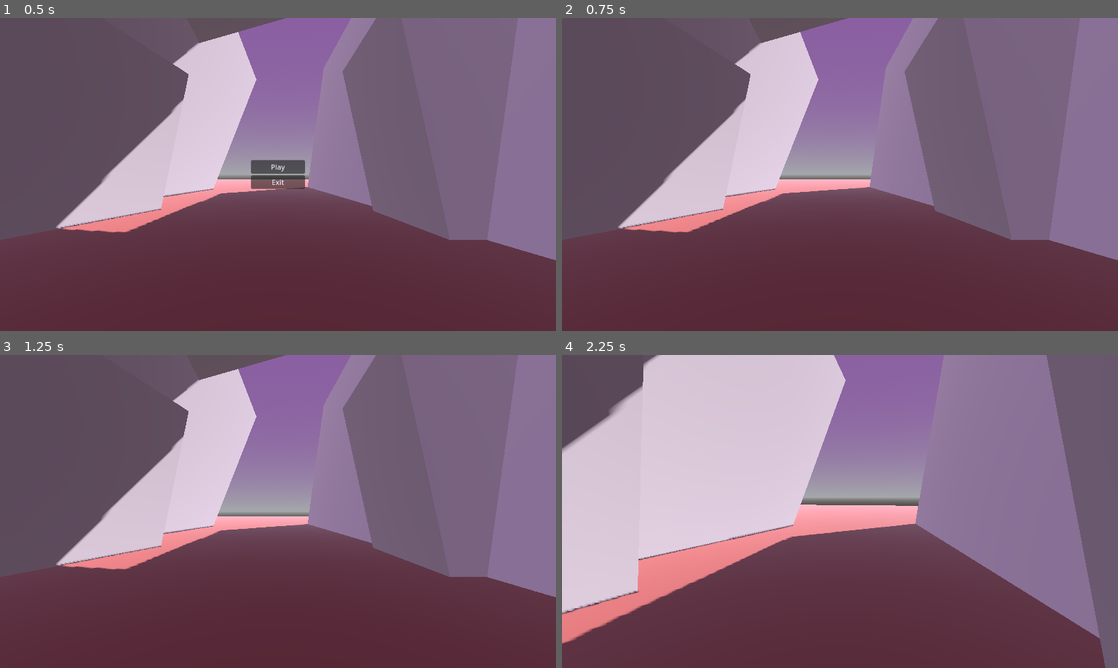
Above: before the commit, frames 1-4 (two rows, left to right).
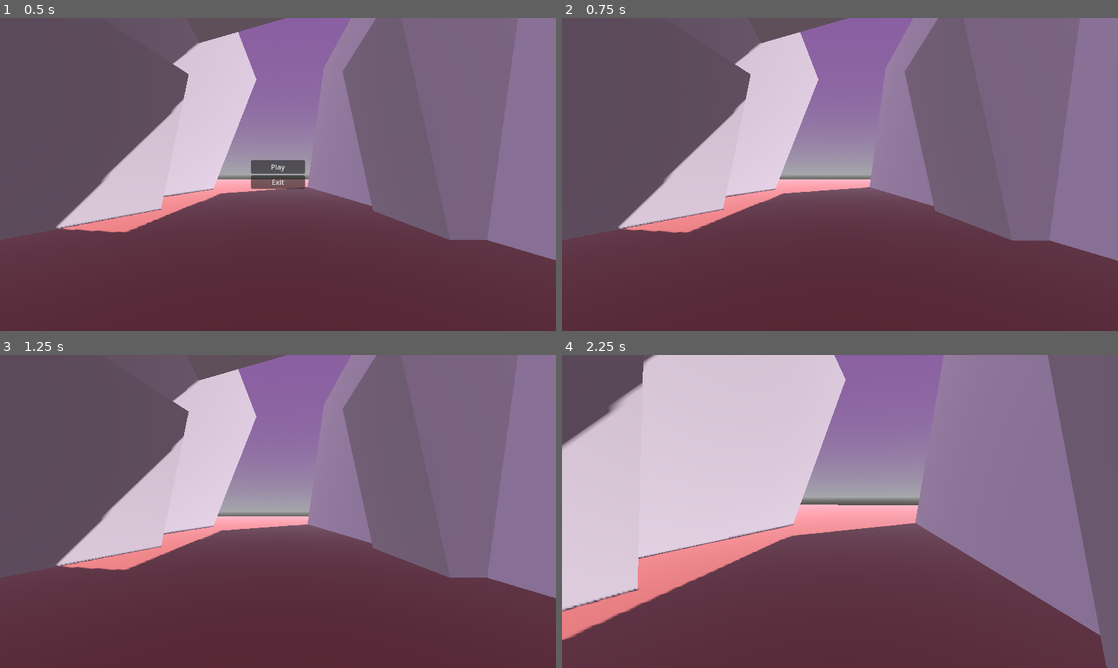
Above: after the commit, the same moments.

Repository: LennonMcCartney/GameFeelDemo
Game: Godot game, scene res://Scenes/Main.tscn
Two runs of this game, one before a commit and one after it. Both use one fixed random seed, a clock stepped at 60 frames per second and the inputs below.
Inputs (mouse positions are in pixels of both pictures, inside the frame that each line leads up to):
- Up to frame 1 (0.5 s): no input
- Up to frame 2 (0.75 s): click "Play" at 0.5 s
- Up to frame 3 (1.25 s): no input
- Up to frame 4 (2.25 s): tap Enter at 1.25 s; move the mouse to (867, 511) at 1.27 s; hold Shift (Sprint) 1.28-2.03 s; hold W (MoveForward) from 1.28 s (still down); tap Space (Jump) at 1.52 s; move the mouse to (812, 511) at 2.02 s; tap Shift (Sprint) at 2.1 s

Frame 1 is identical in both runs. In frame 2, 0.2% of the frame differs, in the area x 10-100%, y 0-78%; in frame 3, 0.4%; in frame 4, 1.8%, in the area x 0-99%, y 0-100%.

Commit message:
Disabled head bob when not on floor

Diff:
--- a/Scenes/Player.tscn
+++ b/Scenes/Player.tscn
@@ -14,9 +14,9 @@
 process_mode = 1
 script = ExtResource("1_6ghh2")
 head_bob_enabled = true
-stationary_head_bob_frequency = 0.0
-stationary_head_bob_amplitude = 0.0
-walk_head_bob_frequency = 1.0
+walk_head_bob_amplitude = 0.03
+sprint_head_bob_frequency = 17.0
+sprint_head_bob_amplitude = 0.08
 
 [node name="CollisionShape" type="CollisionShape3D" parent="."]
 transform = Transform3D(1, 0, 0, 0, 1, 0, 0, 0, 1, 0, 0.8, 0)
--- a/Scripts/Player.gd
+++ b/Scripts/Player.gd
@@ -72,24 +72,25 @@
 		velocity.x = lerp(velocity.x, 0.0, deceleration * delta)
 		velocity.z = lerp(velocity.z, 0.0, deceleration * delta)
 
-	move_and_slide()
-
-func _process(delta : float):
-	if head_bob_enabled:
+	if head_bob_enabled && is_on_floor():
 		if moving:
 			if sprinting:
 				#head_bob_frequency = lerp(head_bob_frequency, sprint_head_bob_frequency, 5.0 * delta)
-				head_bob_amplitude = sprint_head_bob_amplitude
+				head_bob_frequency = sprint_head_bob_frequency
 				head_bob_amplitude = lerp(head_bob_amplitude, sprint_head_bob_amplitude, 10.0 * delta)
 			else:
 				#head_bob_frequency = lerp(head_bob_frequency, walk_head_bob_frequency, 5.0 * delta)
-				head_bob_amplitude = walk_head_bob_amplitude
+				head_bob_frequency = walk_head_bob_frequency
 				head_bob_amplitude = lerp(head_bob_amplitude, walk_head_bob_amplitude, 10.0 * delta)
 		else:
 			#head_bob_frequency = lerp(head_bob_frequency, stationary_head_bob_frequency, 5.0 * delta)
-			head_bob_amplitude = stationary_head_bob_amplitude
+			head_bob_frequency = stationary_head_bob_frequency
 			head_bob_amplitude = lerp(head_bob_amplitude, stationary_head_bob_amplitude, 10.0 * delta)
 		head_bob_timer += delta
 		camera.position.y = 1.35 + sin(head_bob_timer * head_bob_frequency) * head_bob_amplitude
 		print("head_bob_frequency > ", head_bob_frequency)
 		print("head_bob_amplitude > ", head_bob_amplitude)
+
+	move_and_slide()
+
+#func _process(delta : float):
